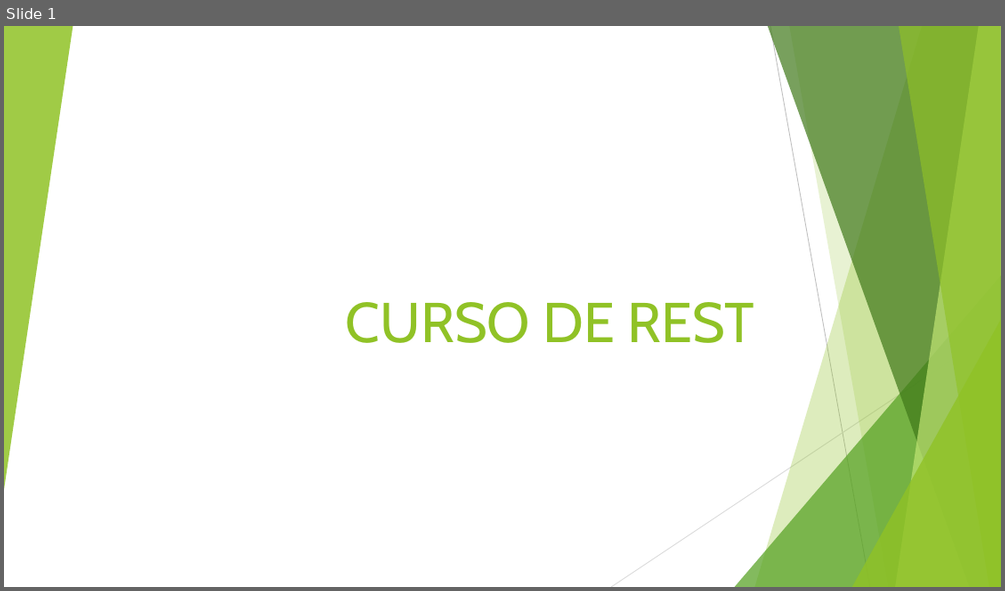
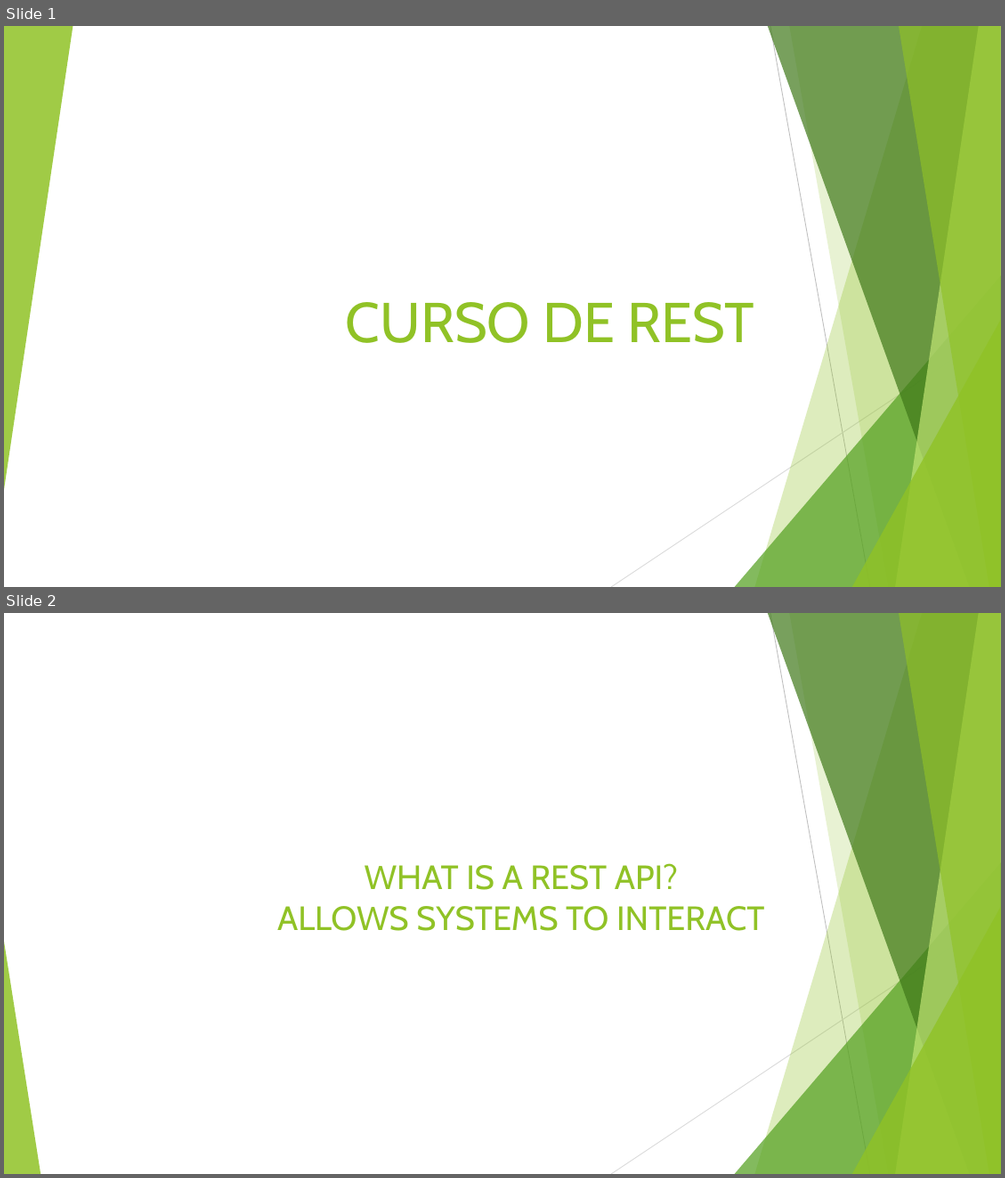
Before and after one commit to leandrocgsi/RestWithASP-NETUdemy, a slide deck: Documents/Understending RESTFul API's .pptx. Shown one above the other, each under a label of ours: slide 1 before the commit, slides 1 and 2 after it. The pictures are 1005x591 and 1005x1178 pixels, drawn with LibreOffice and Linux fonts; fonts in the diff are those of the drawing. Boxes give left, top, right and bottom in pixels: in the first picture for what was removed or moved away, otherwise in the second. Text is boxed around its words. In the diff, an @@ line names an element or a change of style, - is before the commit and + after.

```diff
--- a/Documents/Understending RESTFul API's .pptx
+++ b/Documents/Understending RESTFul API's .pptx
@@ slide 2 added at <box>4,613,1001,1174</box>, background #FFFFFF; not listed: 9 template elements that a slide beside it also shows @@
@@ title added at <box>277,863,764,931</box>, 32.4 pt, text #90C226 @@
+WHAT IS A REST API?
+ALLOWS SYSTEMS TO INTERACT
@@ triangle added at <box>4,941,40,1174</box>, fill #90C226 at 85% opacity @@
```
Also in this commit, not shown: 43 other slides added.
